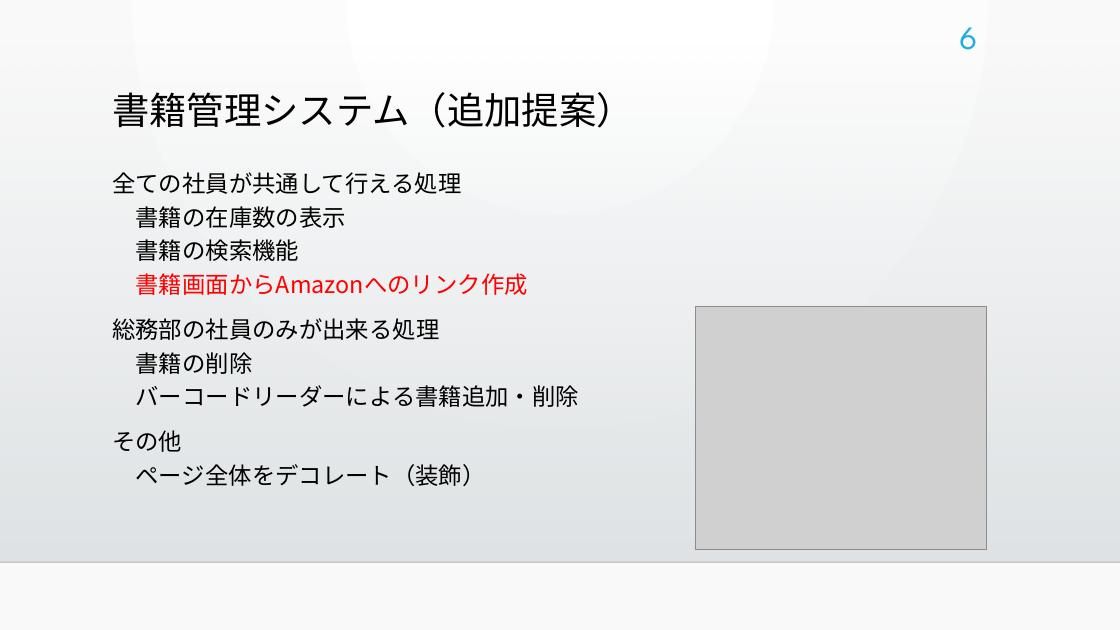
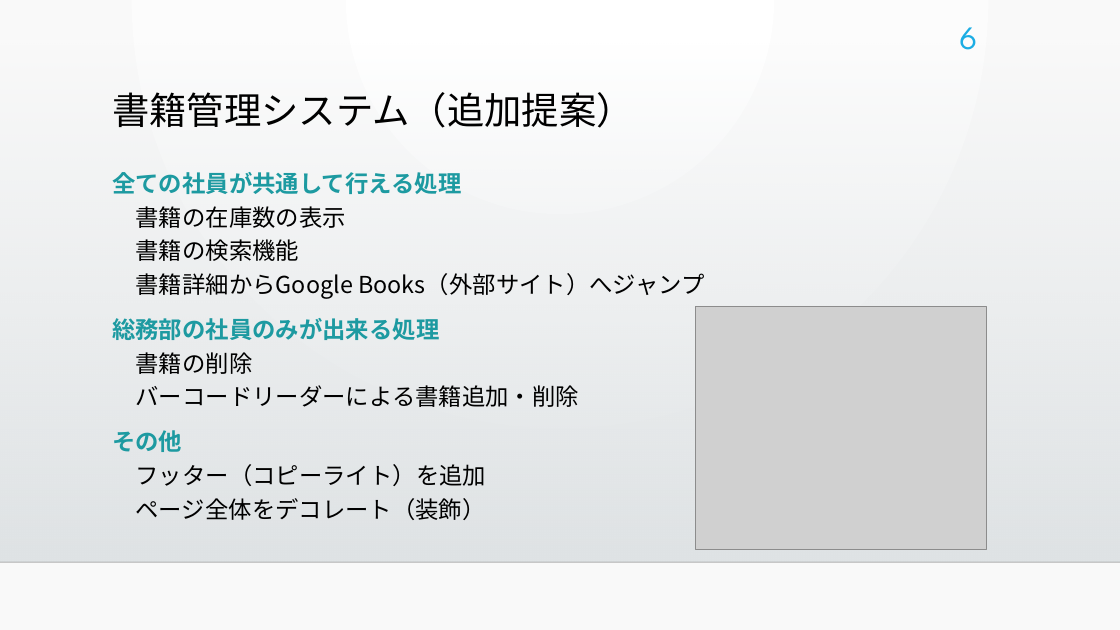
Before and after one commit to bicity2/ICT_GP, a slide deck: slide 6 of 00_参照ファイル/10_管理/書籍管理システム.pptx. Drawn at 1120x630 pixels with LibreOffice and Linux fonts; fonts in the diff are those of the drawing; grey boxes stand for pictures; background and template pictures are left out. Boxes give left, top, right and bottom in pixels: in the first picture for what was removed or moved away, otherwise in the second. Text is boxed around its words. In the diff, an @@ line names an element or a change of style, - is before the commit and + after.

```diff
--- a/00_参照ファイル/10_管理/書籍管理システム.pptx
+++ b/00_参照ファイル/10_管理/書籍管理システム.pptx
@@ text at <box>112,172,704,299</box>: text changed @@
-全ての社員が共通して行える処理
-書籍の在庫数の表示
-書籍の検索機能
-書籍画面からAmazonへのリンク作成
+全ての社員が共通して行える処理
+書籍の在庫数の表示
+書籍の検索機能
+書籍詳細からGoogle Books（外部サイト）へジャンプ
@@ text at <box>112,318,579,407</box>: text colour #000000 to #1D9BA1, bold on in "総務部の社員のみが出来る処理" @@
@@ text at <box>112,430,487,520</box>: text changed @@
-その他
-ページ全体をデコレート（装飾）
+その他
+フッター（コピーライト）を追加
+ページ全体をデコレート（装飾）
```
Also in this commit, not shown: 6 other slides changed, 1 slide added.
